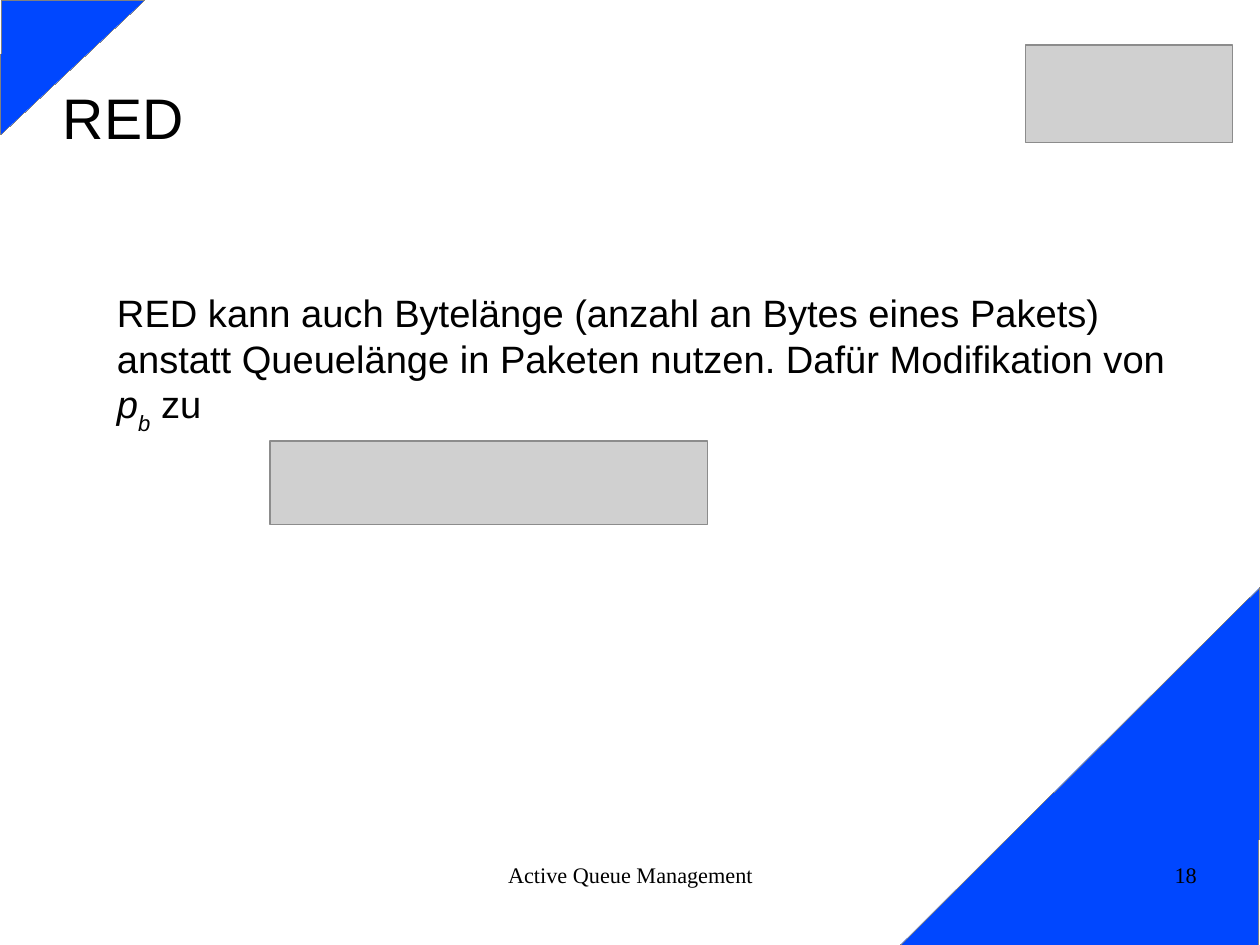
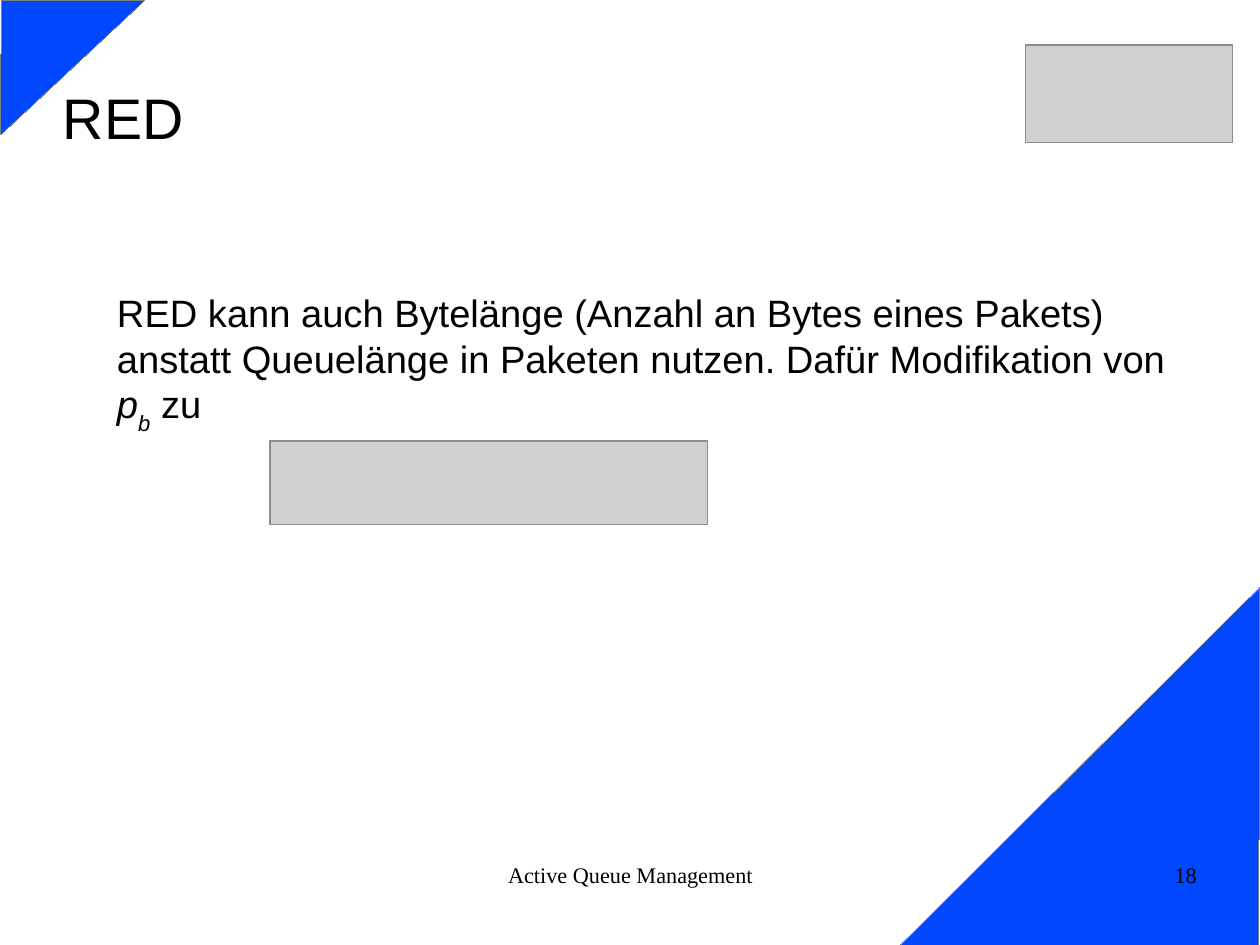
Before and after one commit to mullahaljaid/seminar_ss_14, a slide deck: slide 18 of Vortrag/AQM_Teil2.odp. Drawn at 1260x945 pixels with LibreOffice and Linux fonts; fonts in the diff are those of the drawing; grey boxes stand for pictures. Boxes give left, top, right and bottom in pixels: in the first picture for what was removed or moved away, otherwise in the second. Text is boxed around its words. In the diff, an @@ line names an element or a change of style, - is before the commit and + after.

```diff
--- a/Vortrag/AQM_Teil2.odp
+++ b/Vortrag/AQM_Teil2.odp
@@ text at (117, 299, 1164, 419): text changed @@
-RED kann auch Bytelänge (anzahl an Bytes eines Pakets) anstatt Queuelänge in Paketen nutzen. Dafür Modifikation von pb zu
+RED kann auch Bytelänge (Anzahl an Bytes eines Pakets) anstatt Queuelänge in Paketen nutzen. Dafür Modifikation von pb zu
```
Also in this commit, not shown: 5 other slides changed, 11 other files.
